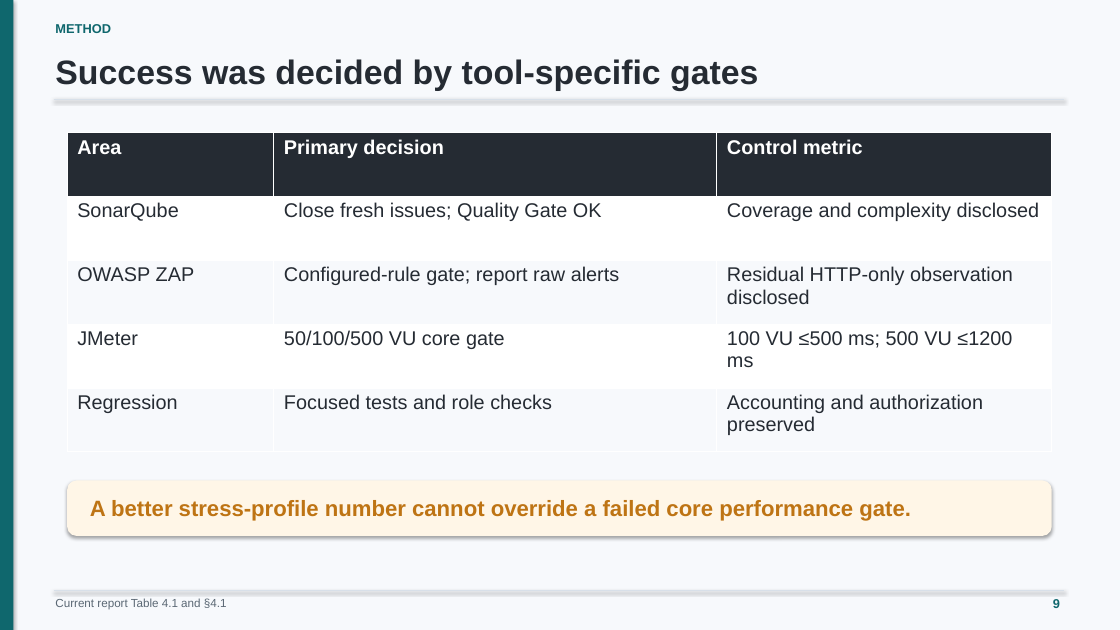
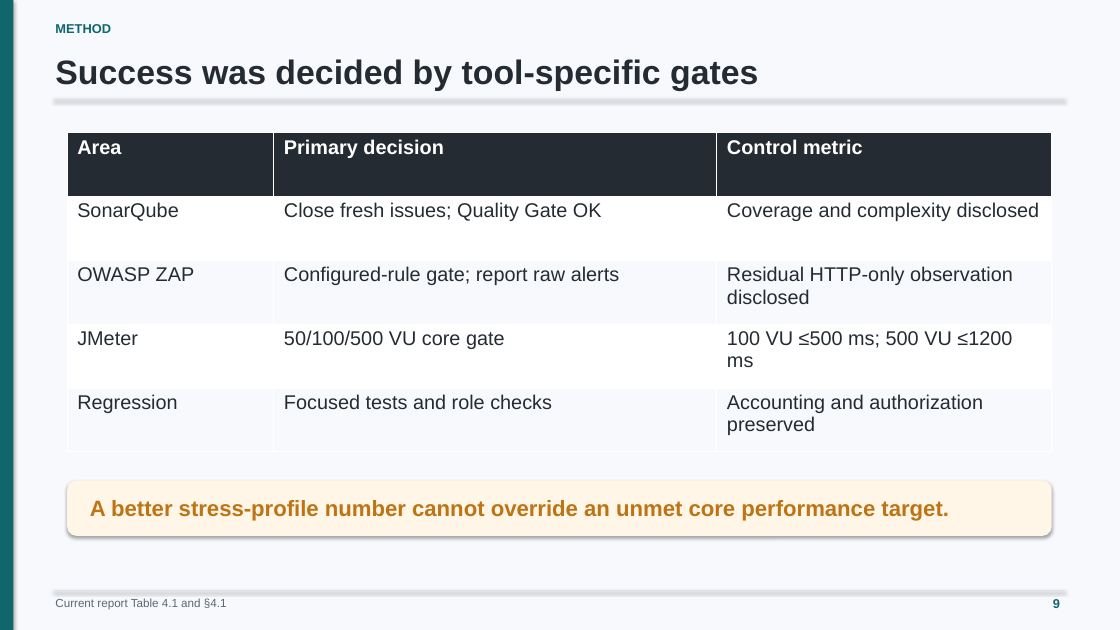
Before and after one commit to minatozaki98/financial-accounting, a slide deck: slide 9 of Document/outputs/final-defense/G6519692_Zaw_Ye_Htut_Ko_Final_Thesis_Defense.pptx. Drawn at 1120x630 pixels with LibreOffice and Linux fonts; fonts in the diff are those of the drawing. Boxes give left, top, right and bottom in pixels: in the first picture for what was removed or moved away, otherwise in the second. Text is boxed around its words. In the diff, an @@ line names an element or a change of style, - is before the commit and + after.

Commit message:
docs: phrase core performance as unmet target in defense

```diff
--- a/Document/outputs/final-defense/G6519692_Zaw_Ye_Htut_Ko_Final_Thesis_Defense.pptx
+++ b/Document/outputs/final-defense/G6519692_Zaw_Ye_Htut_Ko_Final_Thesis_Defense.pptx
@@ text at (90, 500, 949, 521): text changed @@
-A better stress-profile number cannot override a failed core performance gate.
+A better stress-profile number cannot override an unmet core performance target.
```
Also in this commit, not shown: 5 other slides changed, 2 other files.
